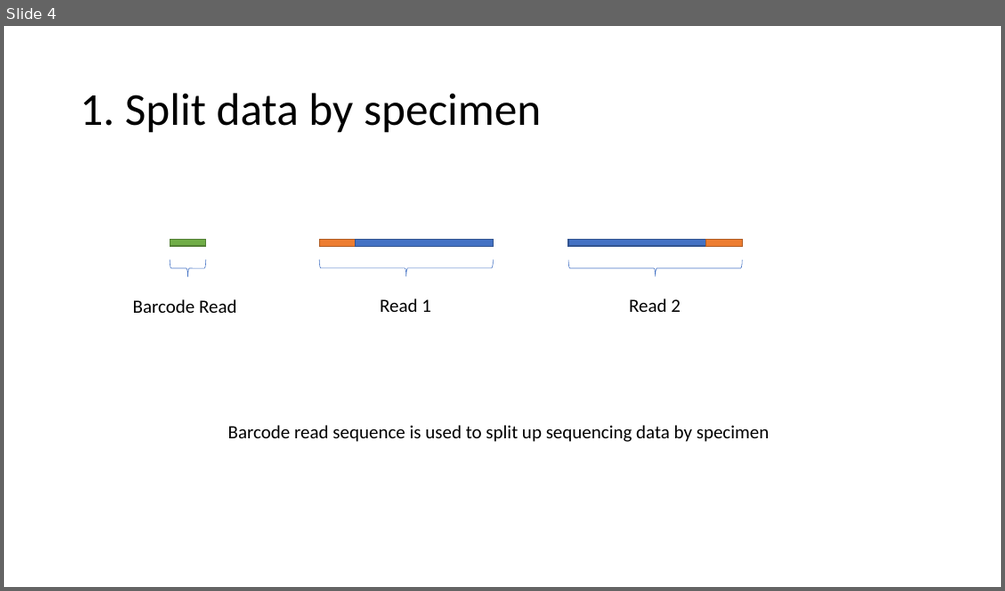
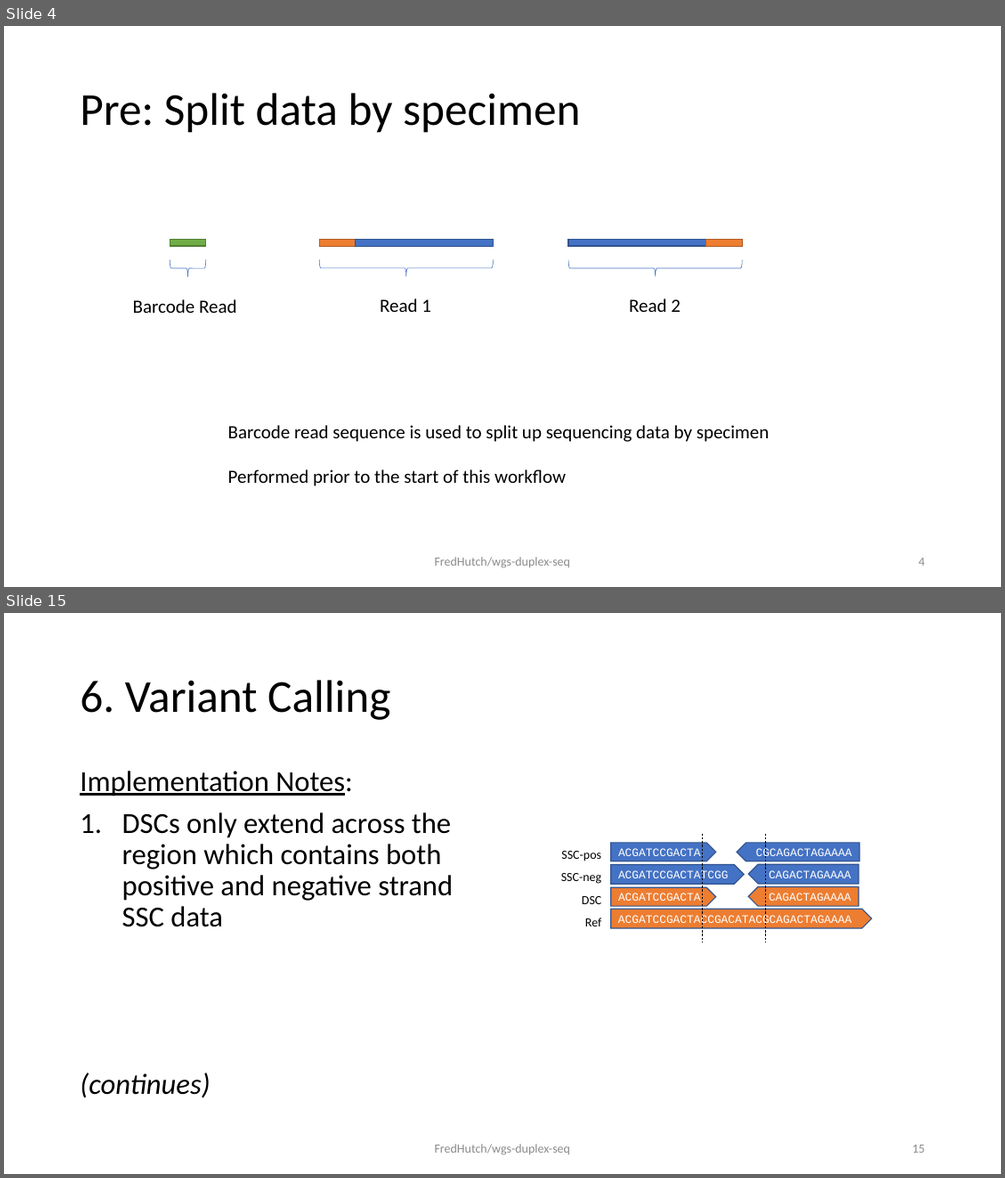
Before and after one commit to FredHutch/maddd-seq, a slide deck: docs/process.schematic.pptx. Shown one above the other, each under a label of ours: slide 4 before the commit, slides 4 and 15 after it; the slides between them are not shown. The pictures are 1005x591 and 1005x1178 pixels, drawn with LibreOffice and Linux fonts; fonts in the diff are those of the drawing. Boxes give left, top, right and bottom in pixels: in the first picture for what was removed or moved away, otherwise in the second. Text is boxed around its words. In the diff, an @@ line names an element or a change of style, - is before the commit and + after.

```diff
--- a/docs/process.schematic.pptx
+++ b/docs/process.schematic.pptx
@@ slide 15 added at (4, 613, 1001, 1174), background #FFFFFF @@
@@ title added at (80, 680, 390, 720), 44 pt, text #000000 @@
+6. Variant Calling
@@ text added at (80, 771, 453, 1098), 28 pt, text #000000 @@
+Implementation Notes:
+1. DSCs only extend across the region which contains both positive and negative strand SSC data
+(continues)
@@ text added at (561, 851, 601, 861), 12 pt, text #000000 @@
+SSC-pos
@@ pentagon arrow added at (611, 843, 716, 861), fill #4472C4, outline #325491 1 pt, 11 pt, text #FFFFFF @@
+ACGATCCGACTA
@@ line added from (703, 834) to (703, 942), #000000 0.5 pt dashed @@
@@ pentagon arrow added at (736, 843, 859, 861), fill #4472C4, outline #325491 1 pt, 11 pt, text #FFFFFF @@
+CGCAGACTAGAAAA
@@ line added from (766, 834) to (766, 942), #000000 0.5 pt dashed @@
@@ text added at (561, 873, 601, 884), 12 pt, text #000000 @@
+SSC-neg
@@ pentagon arrow added at (611, 864, 744, 884), fill #4472C4, outline #325491 1 pt, 11 pt, text #FFFFFF @@
+ACGATCCGACTATCGG
@@ pentagon arrow added at (749, 864, 858, 884), fill #4472C4, outline #325491 1 pt, 11 pt, text #FFFFFF @@
+CAGACTAGAAAA
@@ text added at (582, 896, 601, 904), 12 pt, text #000000 @@
+DSC
@@ pentagon arrow added at (611, 887, 716, 906), fill #ED7D31, outline #325491 1 pt, 11 pt, text #FFFFFF @@
+ACGATCCGACTA
@@ pentagon arrow added at (749, 887, 858, 906), fill #ED7D31, outline #325491 1 pt, 11 pt, text #FFFFFF @@
+CAGACTAGAAAA
@@ text added at (585, 917, 601, 926), 12 pt, text #000000 @@
+Ref
@@ pentagon arrow added at (611, 909, 872, 929), fill #ED7D31, outline #325491 1 pt, 11 pt, text #FFFFFF @@
+ACGATCCGACTACCGACATACGCAGACTAGAAAA
@@ text added at (435, 1143, 570, 1155), 12 pt, text #8C8C8C @@
+FredHutch/wgs-duplex-seq
@@ page number added at (912, 1144, 924, 1152), 12 pt, text #8C8C8C @@
+15
@@ slide 4 changed as well @@
@@ title at (80, 93, 580, 133): text changed @@
-1. Split data by specimen
+Pre: Split data by specimen
@@ text at (228, 469, 566, 486): paragraph added @@
+Performed prior to the start of this workflow
@@ text added at (435, 556, 570, 568), 12 pt, text #8C8C8C @@
+FredHutch/wgs-duplex-seq
@@ page number added at (918, 557, 924, 565), 12 pt, text #8C8C8C @@
+4
```
Also in this commit, not shown: 3 other slides changed, 14 other slides added, 7 slides removed.
